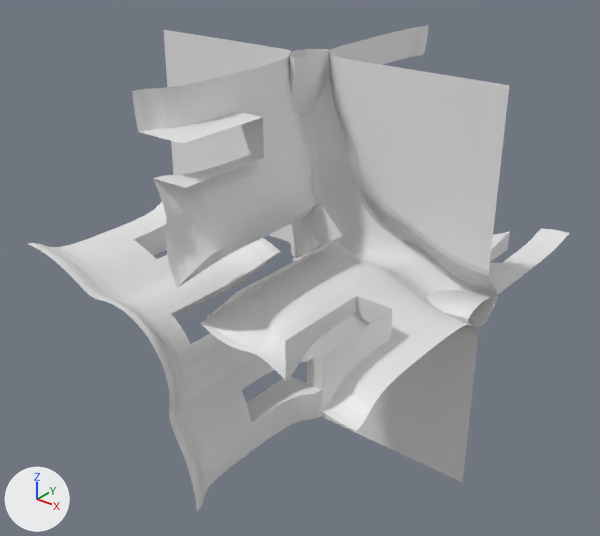
An edit to the OBJ model data/bmc/bmc_tiles/t_151.obj, drawn before and after from the same camera.
One viewpoint serves both versions: a 50 mm camera at (1.206, -1.55, 0.896) aimed at (-0.008, -0.032, -0.046). Arrows for +X, +Y and +Z are at lower left; the lights stay in place. Where no turn or scale is listed for an object, it has been applied to the vertices.

Names of what the first picture shows: 't_151'.
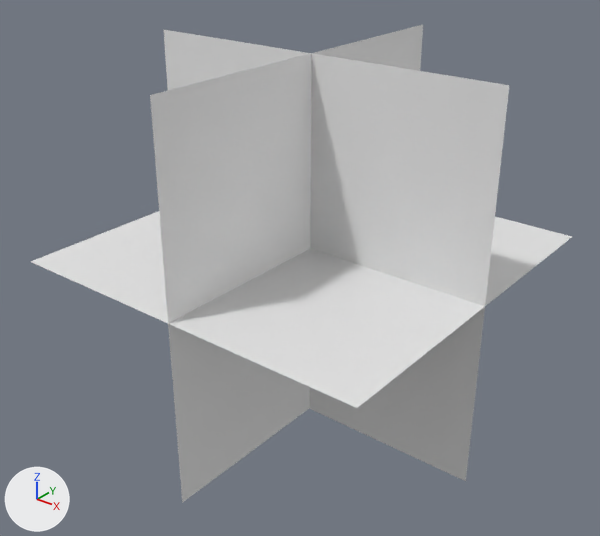
What changed in the scene script:
```text
Change me_t_151:
    used by ob_t_151; location = (0.0, 0.0, 0.0)
    remove me_t_151.from_pydata(...)  # 3598 vertices, 6710 faces; spans x -0.5..0.5, y -0.5..0.5, z -0.509..0.5
    add me_t_151.from_pydata(...)  # 20 vertices, 30 faces; spans x -0.5..0.5, y -0.5..0.5, z -0.5..0.5
    me_t_151 part 1: the loose piece of 932 vertices spanning x -0.5..0.051, y -0.5..0.0, z -0.5..0.051 is deleted
    me_t_151 part 2: the loose piece of 663 vertices spanning x -0.009..0.491, y -0.063..0.5, z -0.509..0.009 is deleted
    me_t_151 part 3: 2000 vertices removed from x -0.5..0.5, y -0.5..0.5, z -0.051..0.5; 17 vertices added at x -0.5..0.5, y -0.5..0.5, z -0.5..0.5
```

Boxes (x1, y1, x2, y2) around the edits, measured in the pictures (600 x 536 px):
't_151', reshaped: before (29, 25, 570, 511); after (31, 25, 572, 503)
part 1 of me_t_151, deleted: before (29, 202, 324, 511)
part 2 of me_t_151, deleted: before (293, 228, 570, 483)
part 3 of me_t_151, cut back: before (132, 25, 498, 431); after (31, 25, 572, 503)
